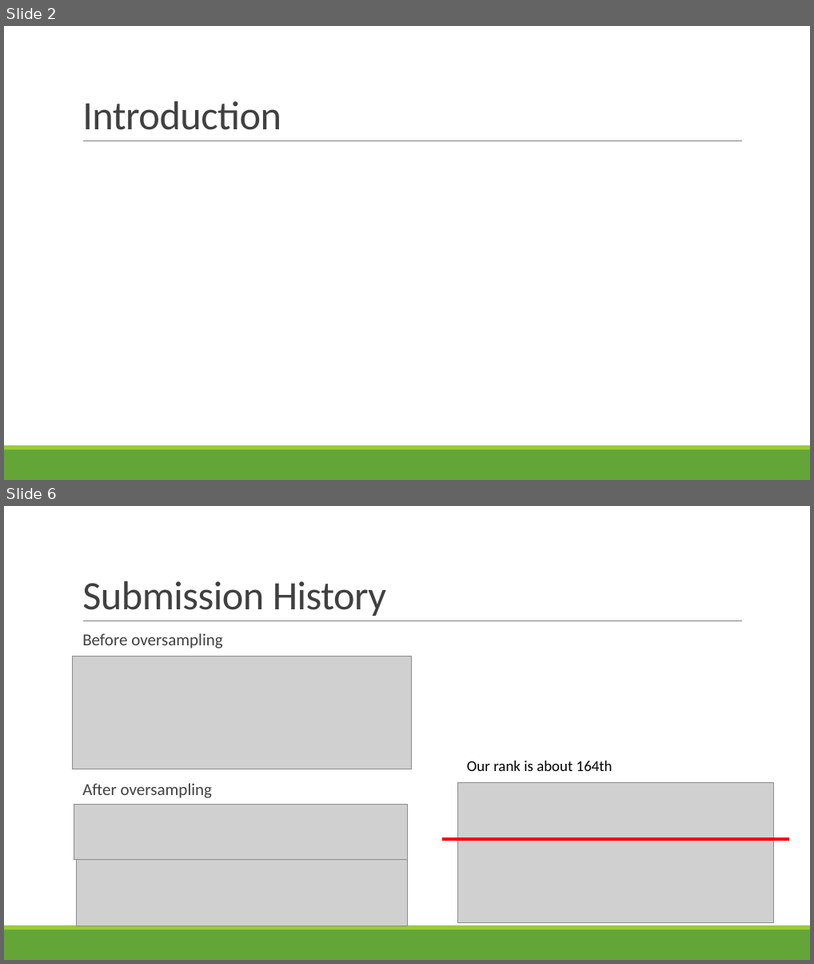
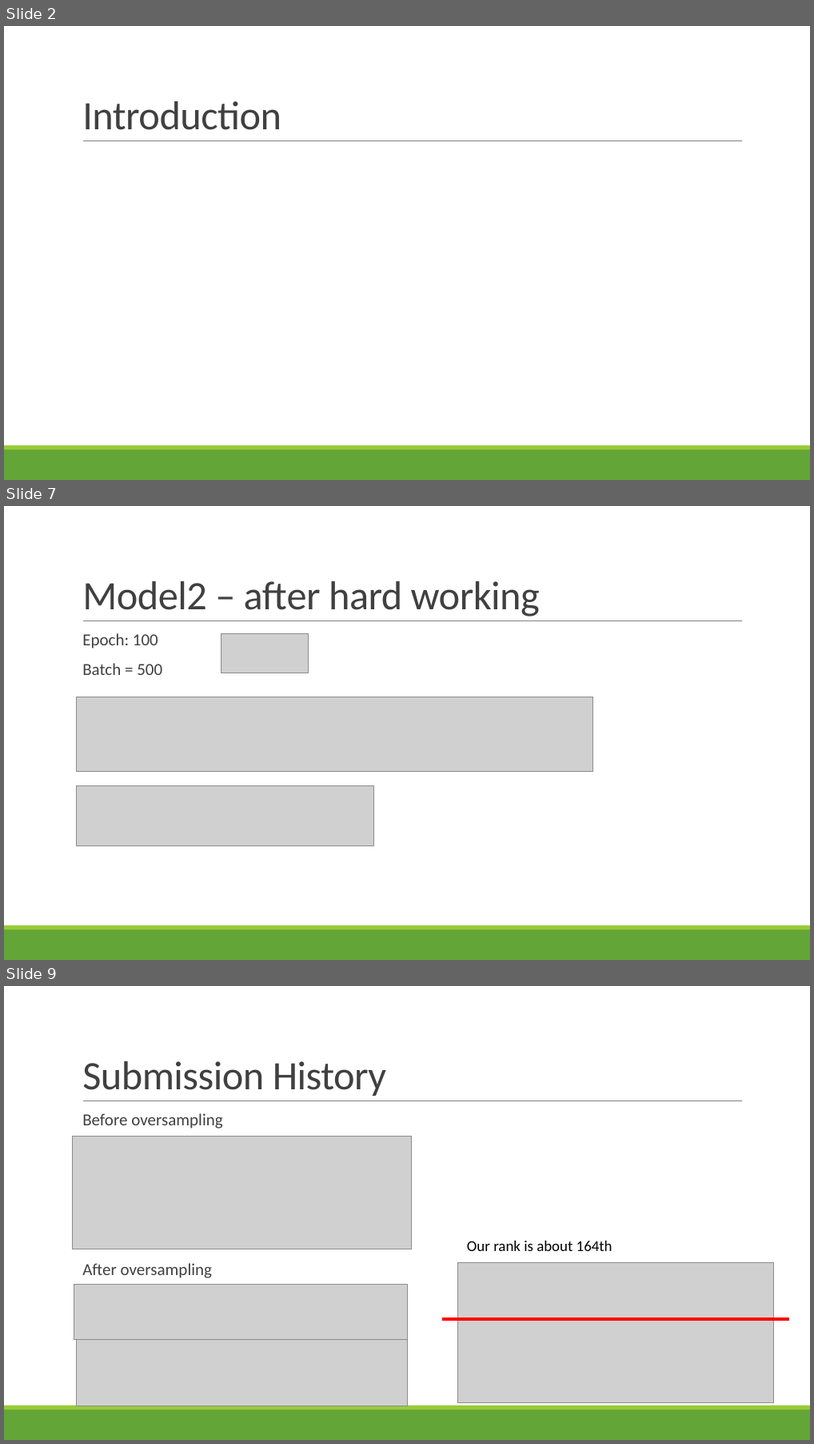
Before and after one commit to KaiTung/Money-laundering-forecast, a slide deck: 期末報告.pptx. Shown one above the other, each under a label of ours: slides 2 and 6 before the commit, slides 2, 7 and 9 after it; the slides between them are not shown. The pictures are 814x964 and 814x1444 pixels, drawn with LibreOffice and Linux fonts; fonts in the diff are those of the drawing; grey boxes stand for pictures. Boxes give left, top, right and bottom in pixels: in the first picture for what was removed or moved away, otherwise in the second. Text is boxed around its words. In the diff, an @@ line names an element or a change of style, - is before the commit and + after.

```diff
--- a/期末報告.pptx
+++ b/期末報告.pptx
@@ slide 7 added at (x1=4, y1=506, x2=810, y2=960), background #FFFFFF; not listed: 3 template elements that a slide beside it also shows @@
@@ title added at (x1=82, y1=581, x2=540, y2=616), 48 pt, text #404040 @@
+Model2 – after hard working
@@ text added at (x1=82, y1=633, x2=162, y2=675), 20 pt, text #404040 @@
+  Epoch: 100
+  Batch = 500
@@ picture added at (x1=221, y1=633, x2=308, y2=672) @@
@@ picture added at (x1=77, y1=697, x2=594, y2=772) @@
@@ picture added at (x1=77, y1=785, x2=374, y2=846) @@
@@ what was slide 6 is now slide 9 @@
```
Also in this commit, not shown: 3 slides changed, 3 other slides added, 1 slide removed, 3 other files.
